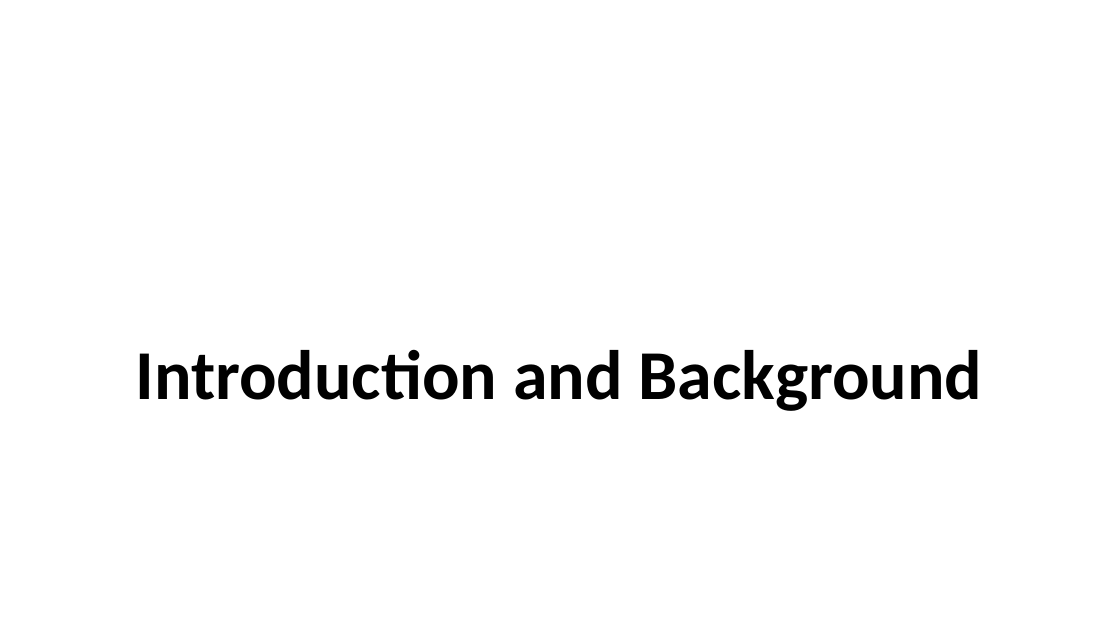
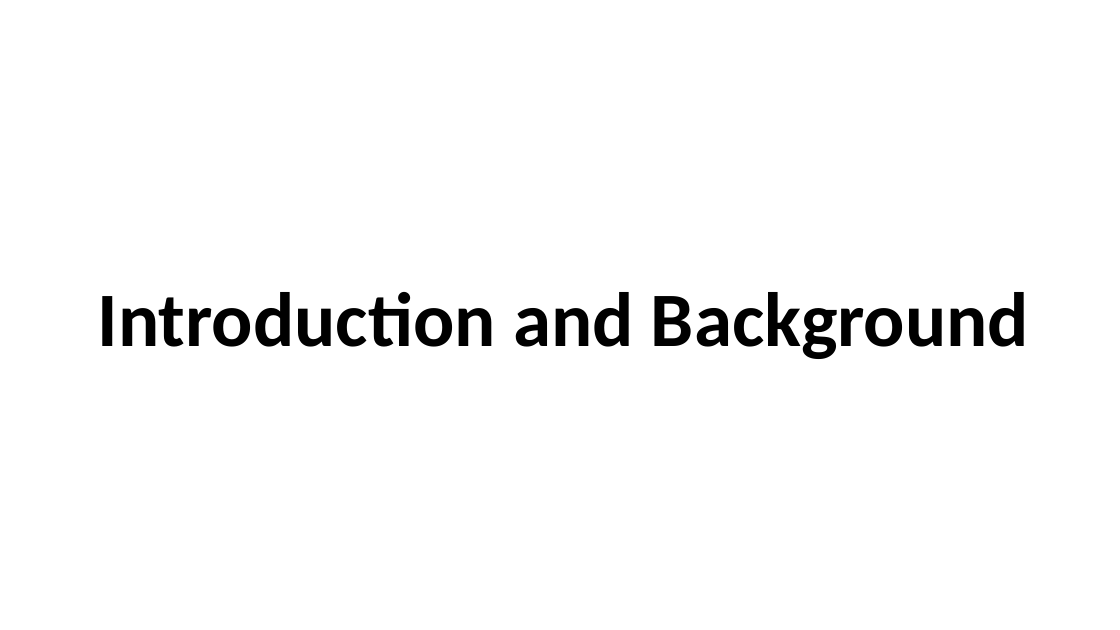
Before and after one commit to LukeABobay/larval-fish-community-analysis, a slide deck: slide 2 of PICES 2026 Presentation.pptx. Drawn at 1120x630 pixels with LibreOffice and Linux fonts; fonts in the diff are those of the drawing. Boxes give left, top, right and bottom in pixels: in the first picture for what was removed or moved away, otherwise in the second. Text is boxed around its words. In the diff, an @@ line names an element or a change of style, - is before the commit and + after.

```diff
--- a/PICES 2026 Presentation.pptx
+++ b/PICES 2026 Presentation.pptx
@@ title "Introduction and Background": place and size @@
-title "Introduction and Background" at [136, 349, 983, 411]
+title "Introduction and Background" at [98, 292, 1029, 359]
@@ title "Introduction and Background" at [98, 292, 1029, 359]: size 60 to 66 pt @@
```
Also in this commit, not shown: 20 other slides changed, 1 slide added, 4 slides removed.
